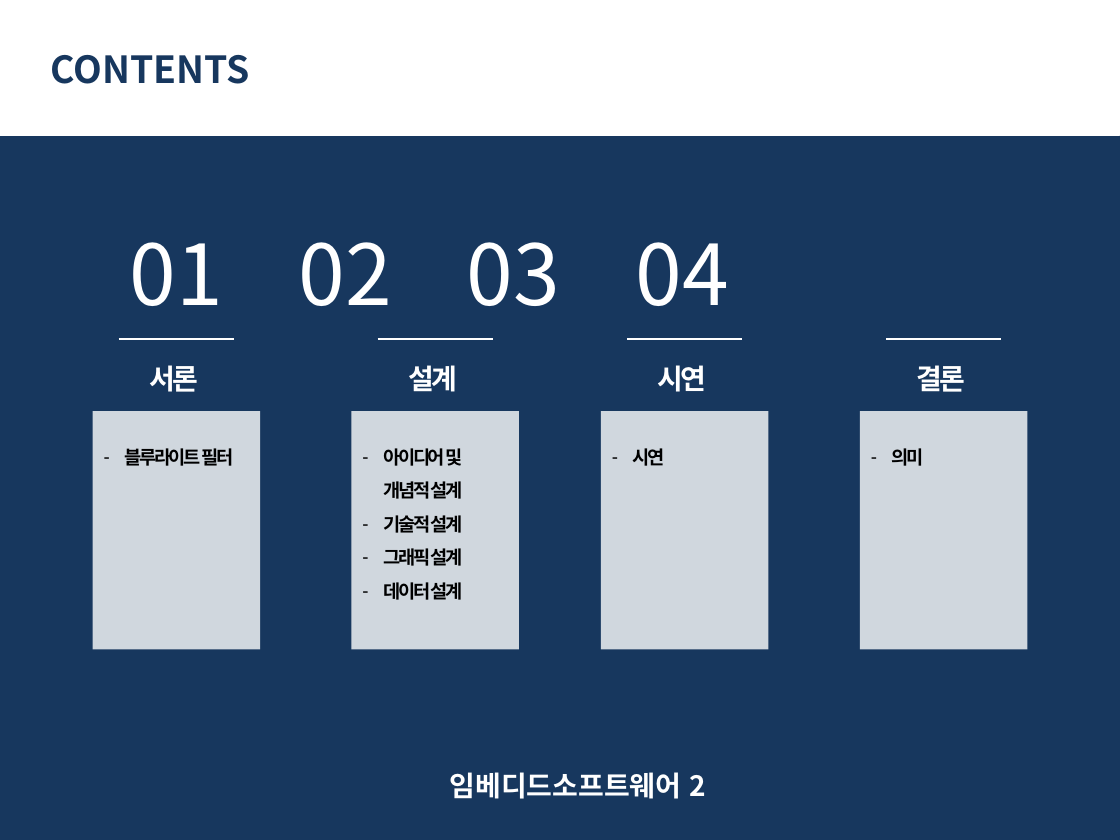
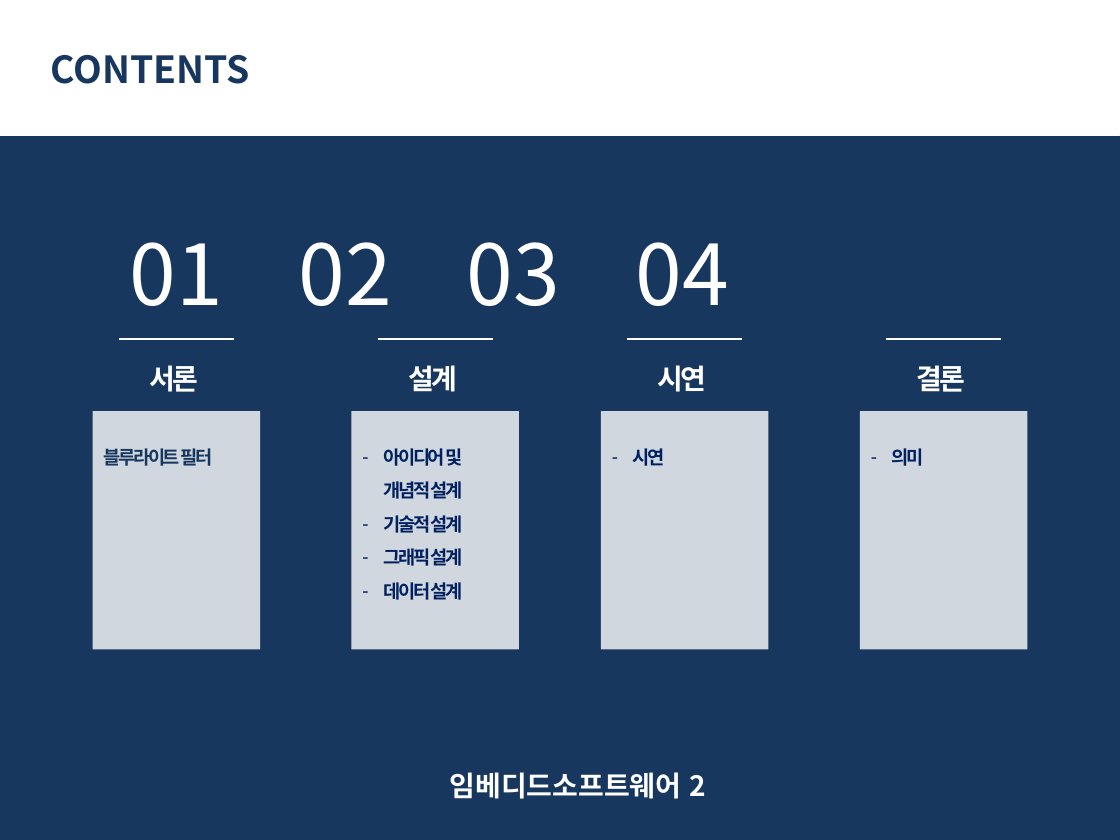
Before and after one commit to 201411108/Black-Android-app-for-eye, a slide deck: slide 2 of Document/발표PPT양식.pptx. Drawn at 1120x840 pixels with LibreOffice and Linux fonts; fonts in the diff are those of the drawing. Boxes give left, top, right and bottom in pixels: in the first picture for what was removed or moved away, otherwise in the second. Text is boxed around its words. In the diff, an @@ line names an element or a change of style, - is before the commit and + after.

```diff
--- a/Document/발표PPT양식.pptx
+++ b/Document/발표PPT양식.pptx
@@ text "블루라이트 필터" at (x1=104, y1=448, x2=213, y2=466): text colour #000000 to #17375E; bullet - to none @@
@@ text colour #000000 to #002060 in 3 elements at (x1=383, y1=448, x2=463, y2=600), (x1=633, y1=448, x2=665, y2=466), (x1=892, y1=448, x2=924, y2=466) @@
```
Also in this commit, not shown: 5 other slides changed, 3 slides added, 1 slide removed.
